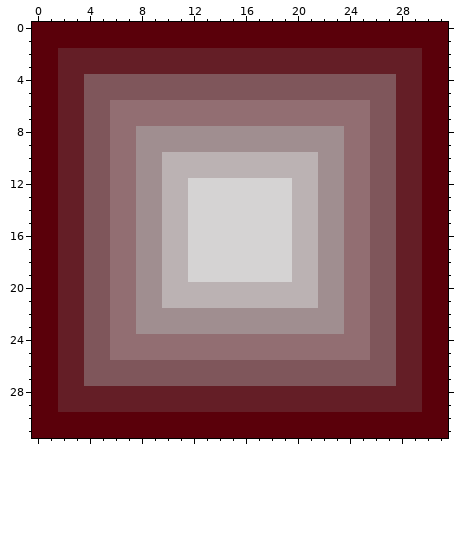
Pixel-art sprite -- assets/tiles/mountain.png. The first picture shows the starting point.
The file is 32x32 pixels. Colours within 5 levels of each other are drawn and written as one.
Once edited:
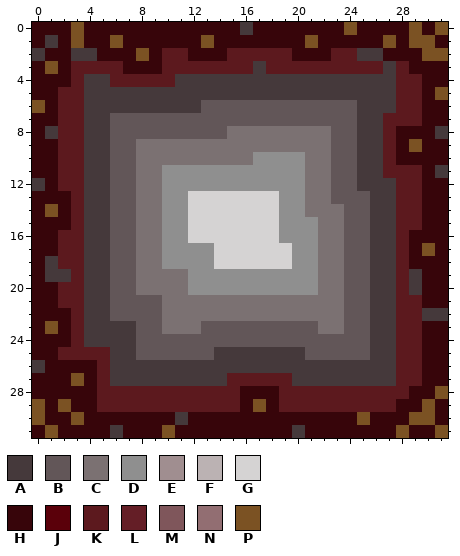
Palette (. is transparent): A #45393b  B #625658  C #7b7172  D #8f8f8f  E #a08e90  F #bbb2b3  G #d5d3d3  H #37050a  J #5a000a  K #5c191e  L #641e26  M #7f565b  N #926e72  P #7b5223
Change:
Changed rows in their new state; - is an unchanged pixel.
first column x 0:
 0 HHHPHHHHHHHHHHHHAHHHHHHHPHHHHPHP
 1 HAHPHHPHHHHHHPHHHHHHHPHHHHHPHPPH
 2 AHHAAHHHPHKKHHHKKKKKHHHKKAAHHHPP
 3 HPHKKKKHHHKKKKKKKAKKKKKKKKKAKHHH
 4 HHHKAAKKKKKAAAAAAAAAAAAAAAAAKKHH
 5 HHKKAAAAAAAAAAAAAAAAAAAAAAAAKKHP
 6 PHKKAAAAAAAAABBBBBBBBBBBBAAAKKHH
 7 HHKKAABBBBBBBBBBBBBBBBBBBAAKKKHH
 8 HAKKAABBBBBBBBBCCCCCCCCBBAAKHHHA
 9 HHKKAABBCCCCCCCCCCCCCCCBBAAKHPHH
10 HHKKAABBCCCCCCCCCDDDDCCBBAAKHHHH
11 HHKKAABBCCDDDDDDDDDDDCCBBAAKKKHA
12 AHKKAABBCCDDDDDDDDDDDCCBBAAAKKHH
13 HHHKAABBCCDD-------DDCCBBBAAKKHH
14 HPHKAABBCCDD-------DDCCCBBAAKKHH
15 HHHKAABBCCDD-------DDDCCBBAAKKHH
16 HHKKAABBCCDD-------DDDCCBBAAKHHH
17 HHKKAABBCCDDDD------DDCCBBAAKHPH
18 HAKKAABBCCDDDD------DDCCBBAAKHHH
19 HAAKAABBCCCCDDDDDDDDDDCCBBAAKAHH
20 HHKKAABBCCCCDDDDDDDDDDCCBBAAKAHH
21 HHKKAABBBBCCCCCCCCCCCCCCBBAAKKHH
22 HHHKAABBBBCCCCCCCCCCCCCCBBAAKKAA
23 HPHKAAAABBCCCBBBBBBBBBCCBBAAKKHH
24 HHHKAAAABBBBBBBBBBBBBBBBBBAAKKHH
25 HHKKKKAABBBBBBAAAAAAABBBBBAAKKHH
26 AHHHHKAAAAAAAAAAAAAAAAAAAAAAKKHH
27 HHHPHKAAAAAAAAAKKKKKAAAAAAAAKKHH
28 HHHHHKKKKKKKKKKKHHHKKKKKKKKKKHHP
29 PHPHHKKKKKKKKKKKHPHKKKKKKKKKHHPH
30 PHHPHHHHHHHAHHHHHHHHHHHHHPHHHPPH
31 HPHHHHAHHHPHHHHHHHHHAHHHHHHHPHHP
